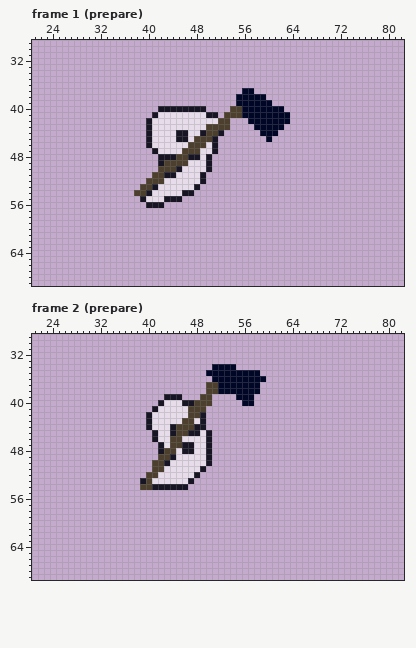
A pixel-art file gets an edit: Assets/Graphics/Enemies/Sword_Spirit/Wildfire_Spirit_Melee_Enemy_1.aseprite. Above is the file before it was changed.
96x96 pixels, 20 frames. Shown: frame 1 (prepare): x 21..82, y 29..69; frame 2 (prepare): x 21..82, y 29..69. The commit also changed other frames, which this record leaves out.
After:
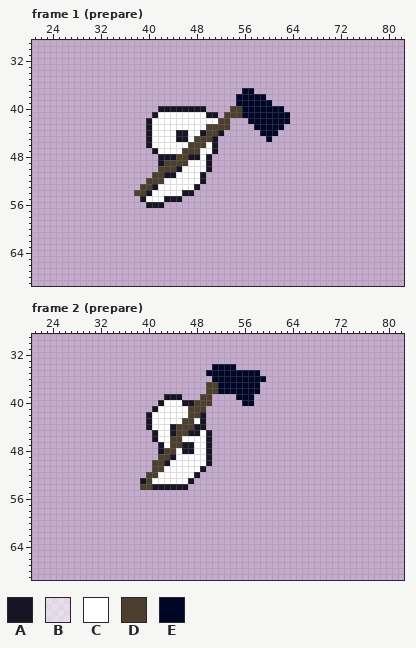
Palette (. is transparent): A #171424  B #ffffff95  C #ffffff  D #4c3f2e  E #000626
What changed:
Frame 1 (prepare), layer "ghost":
y 41: x 42..49 BBBBBBBB -> CCCCCCCC
y 42: x 41..51 BBBBBBBBBBB -> CCCCCCCCCCC
y 43: x 41..49 BBBBBBBBB -> CCCCCCCCC
y 44: x 41..44 BBBB -> CCCC; x 47..48 BB -> CC
y 45: x 41..44 BBBB -> CCCC; x 47 B -> C
y 46: x 41..46 BBBBBB -> CCCCCC; x 50 B -> C
y 47: x 42..45 BBBB -> CCCC; x 49..50 BB -> CC
y 48: x 49 B -> C
y 49: x 47..49 BBB -> CCC
y 50: x 46..49 BBBB -> CCCC
y 51: x 45..48 BBBB -> CCCC
y 52: x 43..48 BBBBBB -> CCCCCC
y 53: x 42..47 BBBBBB -> CCCCCC
y 54: x 41..45 BBBBB -> CCCCC
y 55: x 40..42 BBB -> CCC
Frame 2 (prepare), layer "ghost":
y 40: x 43..45 BBB -> CCC
y 41: x 42..46 BBBBB -> CCCCC
y 42: x 41..46 BBBBBB -> CCCCCC
y 43: x 41..45 BBBBB -> CCCCC; x 48 B -> C
y 44: x 41..43 BBB -> CCC
y 45: x 42..43 BB -> CC; x 49 B -> C
y 46: x 42..43 BB -> CC; x 46..49 BBBB -> CCCC
y 47: x 43 B -> C; x 48..49 BB -> CC
y 48: x 45 B -> C; x 48..49 BB -> CC
y 49: x 45..49 BBBBB -> CCCCC
y 50: x 44..49 BBBBBB -> CCCCCC
y 51: x 43..48 BBBBBB -> CCCCCC
y 52: x 42..47 BBBBBB -> CCCCCC
y 53: x 41..46 BBBBBB -> CCCCCC
Changed places in both pictures, as pixel boxes (x1, y1, x2, y2):
changed: (146, 112, 218, 202)
changed: (152, 400, 206, 484)
